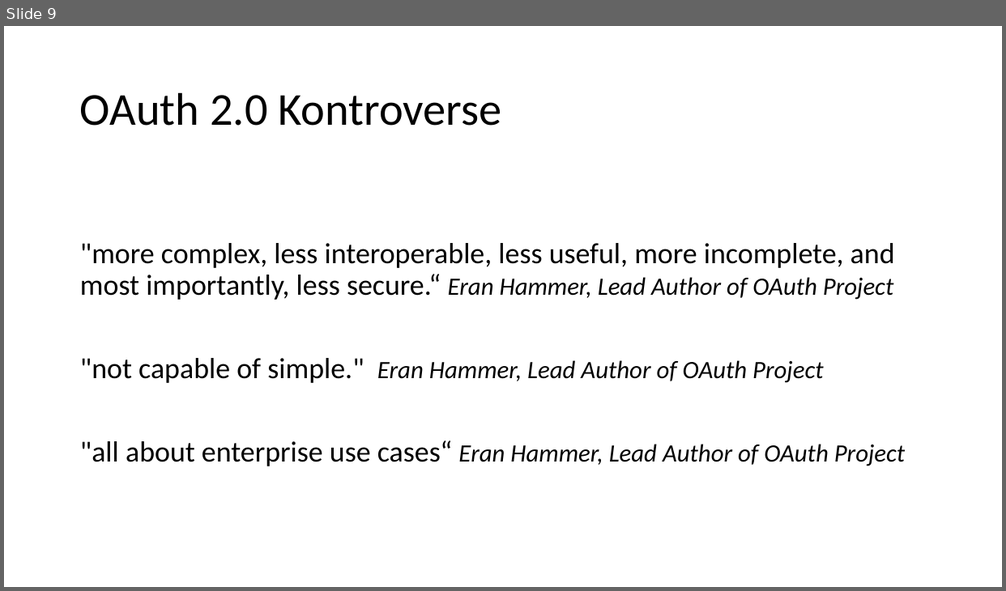
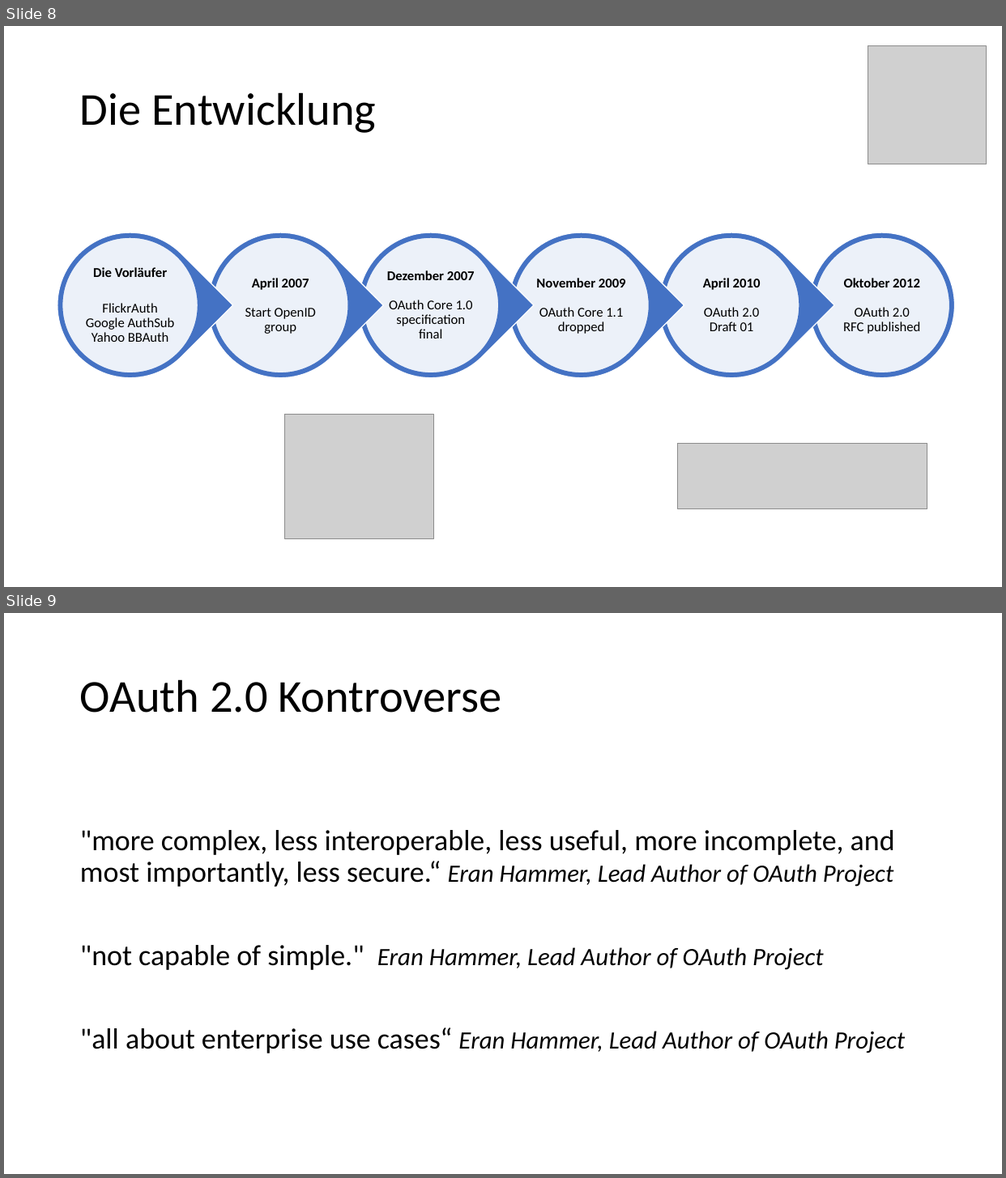
Before and after one commit to danielwagn3r/openid-workshop, a slide deck: OpenID Connect & OAuth.pptx. Shown one above the other, each under a label of ours: slide 9 before the commit, slides 8 and 9 after it. The pictures are 1006x591 and 1006x1178 pixels, drawn with LibreOffice and Linux fonts; fonts in the diff are those of the drawing; grey boxes stand for pictures. Boxes give left, top, right and bottom in pixels: in the first picture for what was removed or moved away, otherwise in the second. Text is boxed around its words. In the diff, an @@ line names an element or a change of style, - is before the commit and + after.

```diff
--- a/OpenID Connect & OAuth.pptx
+++ b/OpenID Connect & OAuth.pptx
@@ slide 8 added at <box>4,26,1002,587</box>, background #FFFFFF @@
@@ picture added at <box>868,46,987,165</box> @@
@@ title added at <box>80,92,376,133</box>, 44 pt, text #000000 @@
+Die Entwicklung
@@ group added at <box>27,203,955,408</box>: 7 ellipses, 6 texts, 5 teardrops @@
+Oktober 2012
+OAuth 2.0
+RFC published
+April 2010
+OAuth 2.0
+Draft 01
+November 2009
+OAuth Core 1.1 dropped
+Dezember 2007
+OAuth Core 1.0 specification final
+April 2007
+Start OpenID group
+Die Vorläufer
+FlickrAuth
+Google AuthSub
+Yahoo BBAuth
@@ picture added at <box>285,415,434,539</box> @@
@@ picture added at <box>678,444,927,510</box> @@
```
Also in this commit, not shown: 16 slides changed, 1 slide removed.
